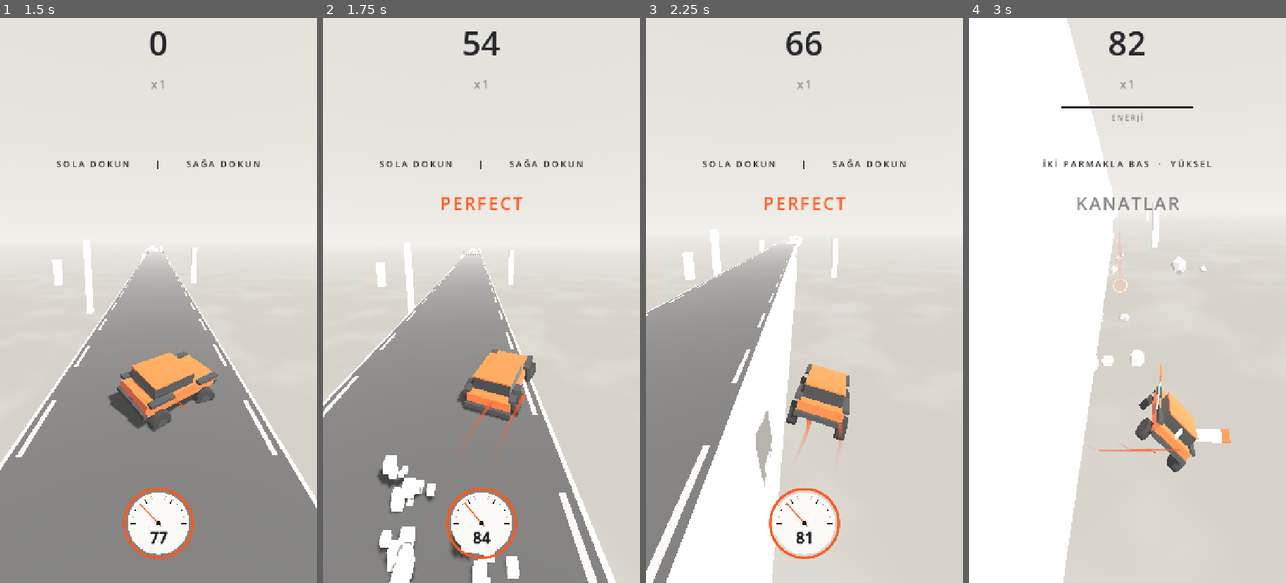
Above: before the commit, frames 1-4 (left to right).
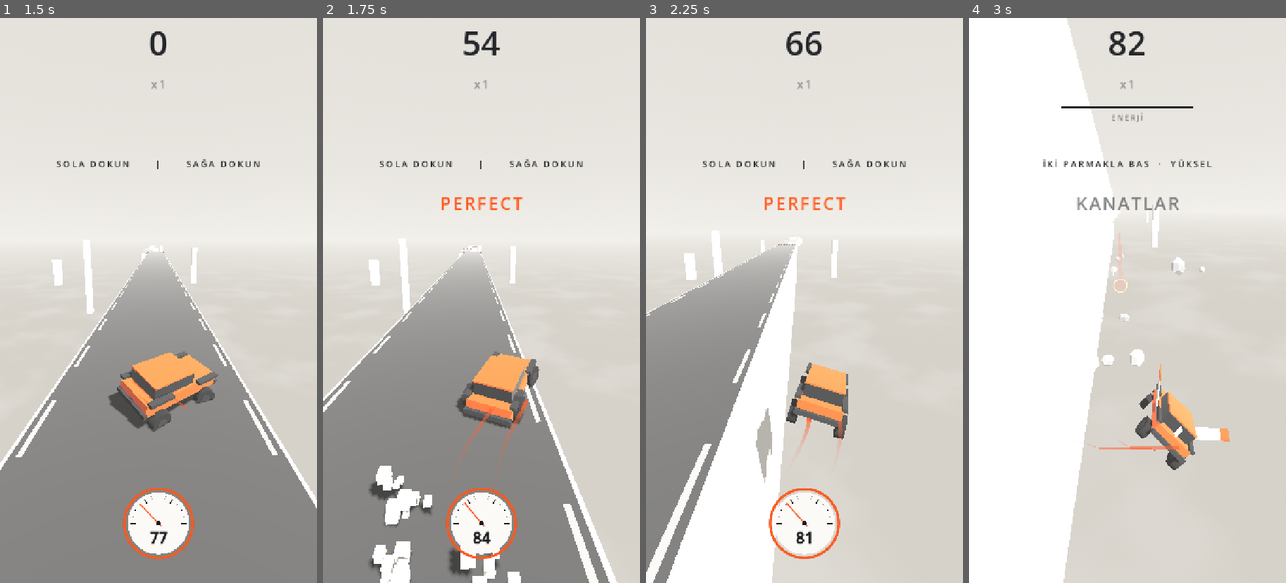
Above: after the commit, the same moments.

Repository: basarbellisan/Runny
Game: Godot game, scene res://scenes/menu.tscn
Same seed, same stepped clock (60 frames per second), same inputs: the game is played once before the commit and once after it.
Inputs (mouse positions are in pixels of both pictures, inside the frame that each line leads up to):
- Up to frame 1 (1.5 s): click "BAŞLA" at 0.5 s; tap Enter at 1.25, 1.35 s; move the mouse to (228, 272) at 1.27 s; hold D from 1.28 s (still down); click (228, 272) at 1.42 s
- Up to frame 2 (1.75 s): keep holding D; tap Space at 1.52 s
- Up to frame 3 (2.25 s): release D at 2 s; drag from (741, 328) to (788, 413) at 2.02 s
- Up to frame 4 (3 s): move the mouse to (1159, 176) at 2.77 s; hold D from 2.78 s (still down); tap Enter at 2.85 s

Frame 1 is identical in both runs. In frame 2, 5.9% of the frame differs, in the area x 0-93%, y 40-100%; in frame 3, 0.9%; in frame 4, 0.9%.

Commit message:
No camera kick or shake on rocket ignition
Co-Authored-By: Claude Opus 5.5 <noreply@anthropic.com>
Claude-Session: https://claude.ai/code/session_016S88RPn945sNcGg6oLe6PH

Diff:
--- a/scripts/game.gd
+++ b/scripts/game.gd
@@ -261,11 +261,9 @@
 	get_tree().change_scene_to_file("res://scenes/menu.tscn")
 
 
-## Roket ateşlendi: kükreme ve kısa sarsıntı
+## Roket ateşlendi: kükreme (kamera oynamaz)
 func _on_boosted() -> void:
 	Audio.play("boost", -2.0, randf_range(0.97, 1.03))
-	$Camera.shake(0.12)
-	$Camera.fov_kick(7.0)
 
 
 func _on_exploded() -> void:
Not shown, changed: README.md
